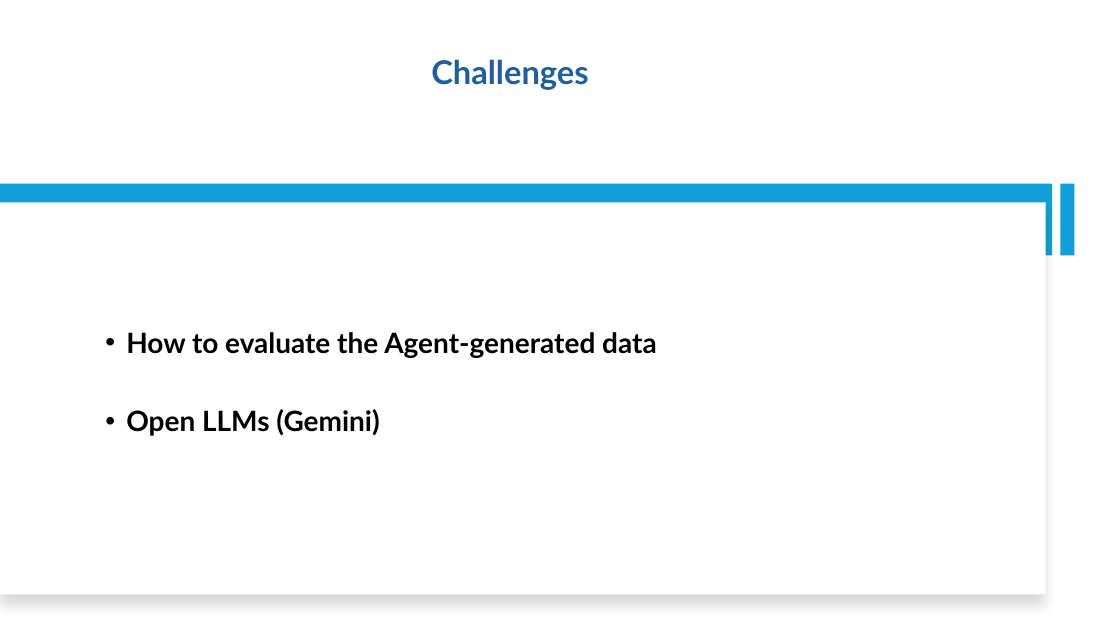
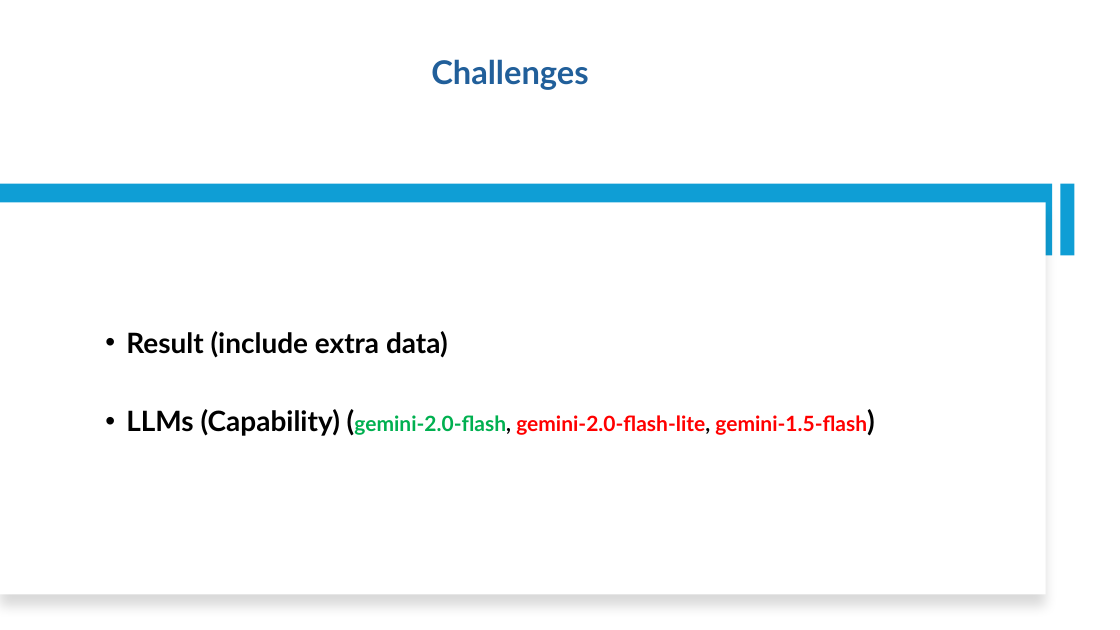
Before and after one commit to nguyennguyen6bk/web-space, a slide deck: slide 15 of Report.pptx. Drawn at 1120x630 pixels with LibreOffice and Linux fonts; fonts in the diff are those of the drawing. Boxes give left, top, right and bottom in pixels: in the first picture for what was removed or moved away, otherwise in the second. Text is boxed around its words. In the diff, an @@ line names an element or a change of style, - is before the commit and + after.

Commit message:
Add test, data, evaluator

```diff
--- a/Report.pptx
+++ b/Report.pptx
@@ text at box(126, 331, 867, 436): text changed; size 24 to 18 pt @@
-• How to evaluate the Agent-generated data
-• Open LLMs (Gemini)
+• Result (include extra data)
+• LLMs (Capability) (gemini-2.0-flash, gemini-2.0-flash-lite, gemini-1.5-flash)
```
Also in this commit, not shown: 2 other slides changed, 32 other files.
